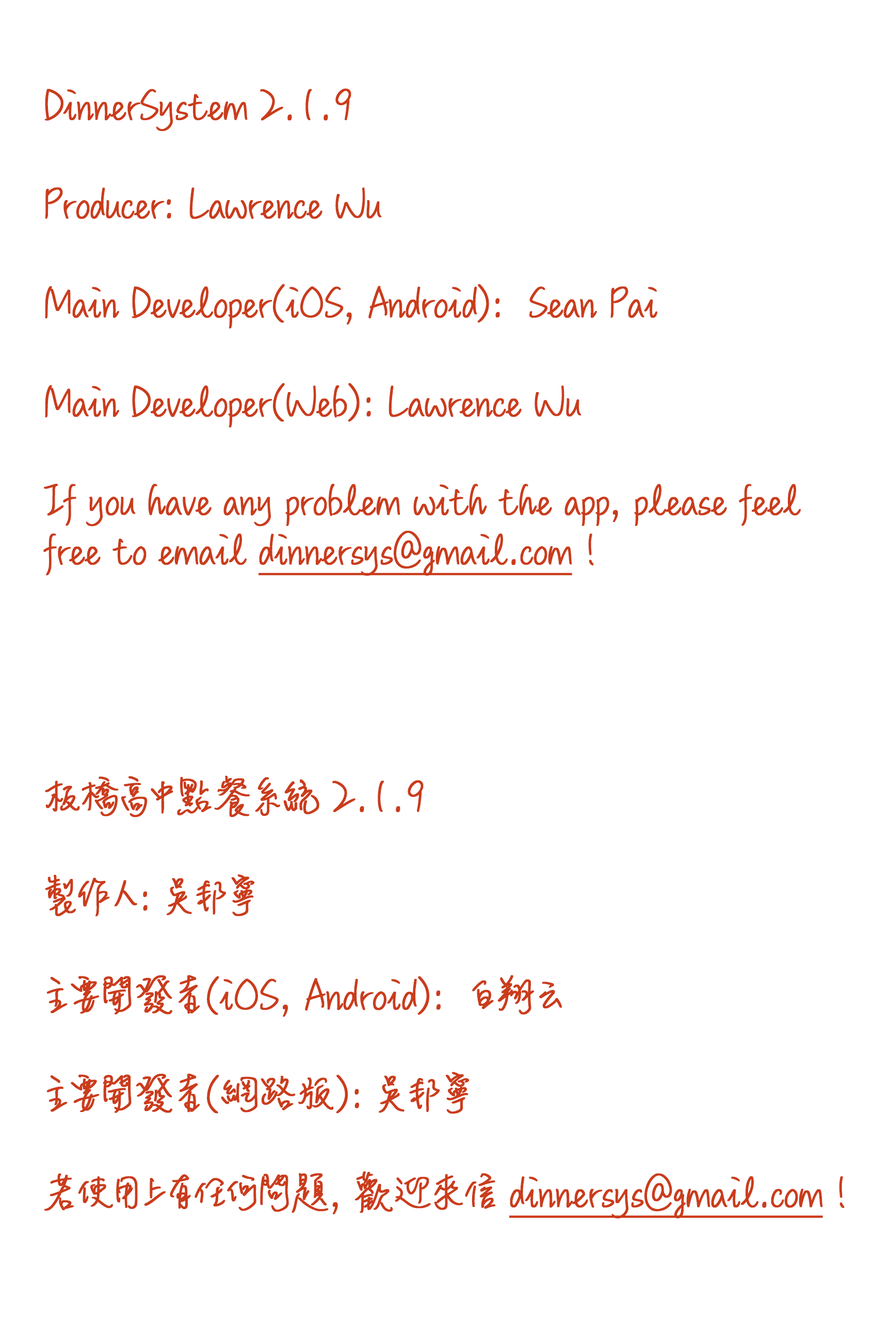
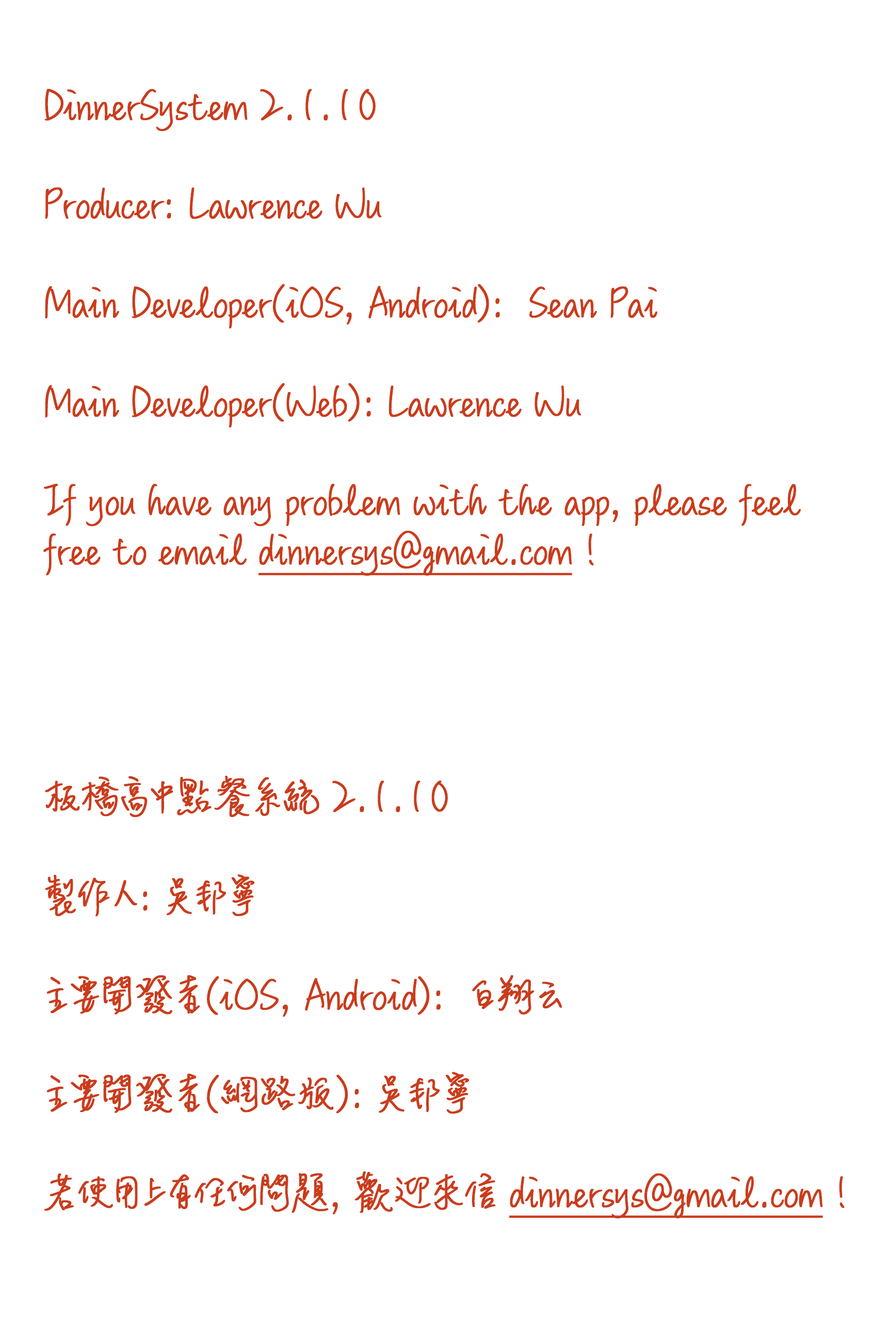
Revision of a layered 890 x 1339 image; what changed, layer by layer:
renamed "DinnerSystem 2.1.9 Producer: Lawrence Wu Main Developer(iOS," to "DinnerSystem 2.1.10 Producer: Lawrence Wu Main Developer(iOS,", painted on it over (335, 88, 448, 812)
